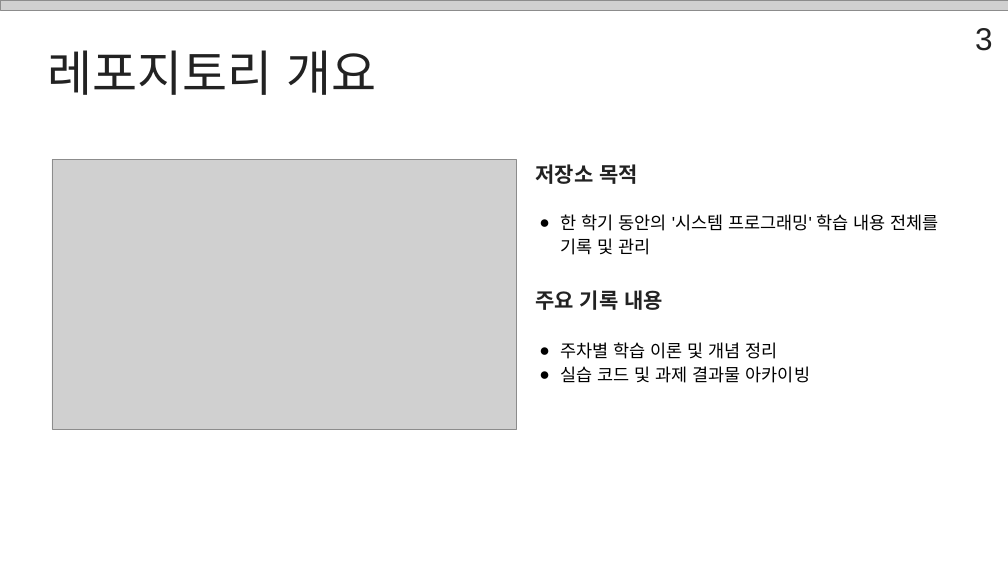
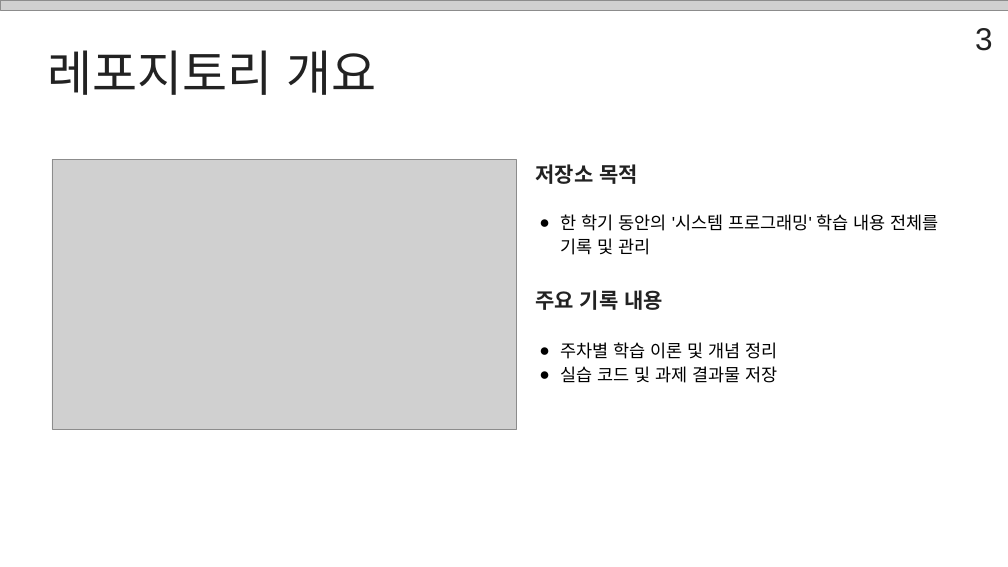
Before and after one commit to lgw323/2021663046syspro, a slide deck: slide 3 of PPT/한 학기 과제 정리.pptx. Drawn at 1008x567 pixels with LibreOffice and Linux fonts; fonts in the diff are those of the drawing; grey boxes stand for pictures; background and template pictures are left out. Boxes give left, top, right and bottom in pixels: in the first picture for what was removed or moved away, otherwise in the second. Text is boxed around its words. In the diff, an @@ line names an element or a change of style, - is before the commit and + after.

Commit message:
ppt updates

```diff
--- a/PPT/한 학기 과제 정리.pptx
+++ b/PPT/한 학기 과제 정리.pptx
@@ text at <box>561,366,778,383</box>: text changed @@
-● 실습 코드 및 과제 결과물 아카이빙
+● 실습 코드 및 과제 결과물 저장
```
Also in this commit, not shown: 2 other slides changed, 3 other files.
